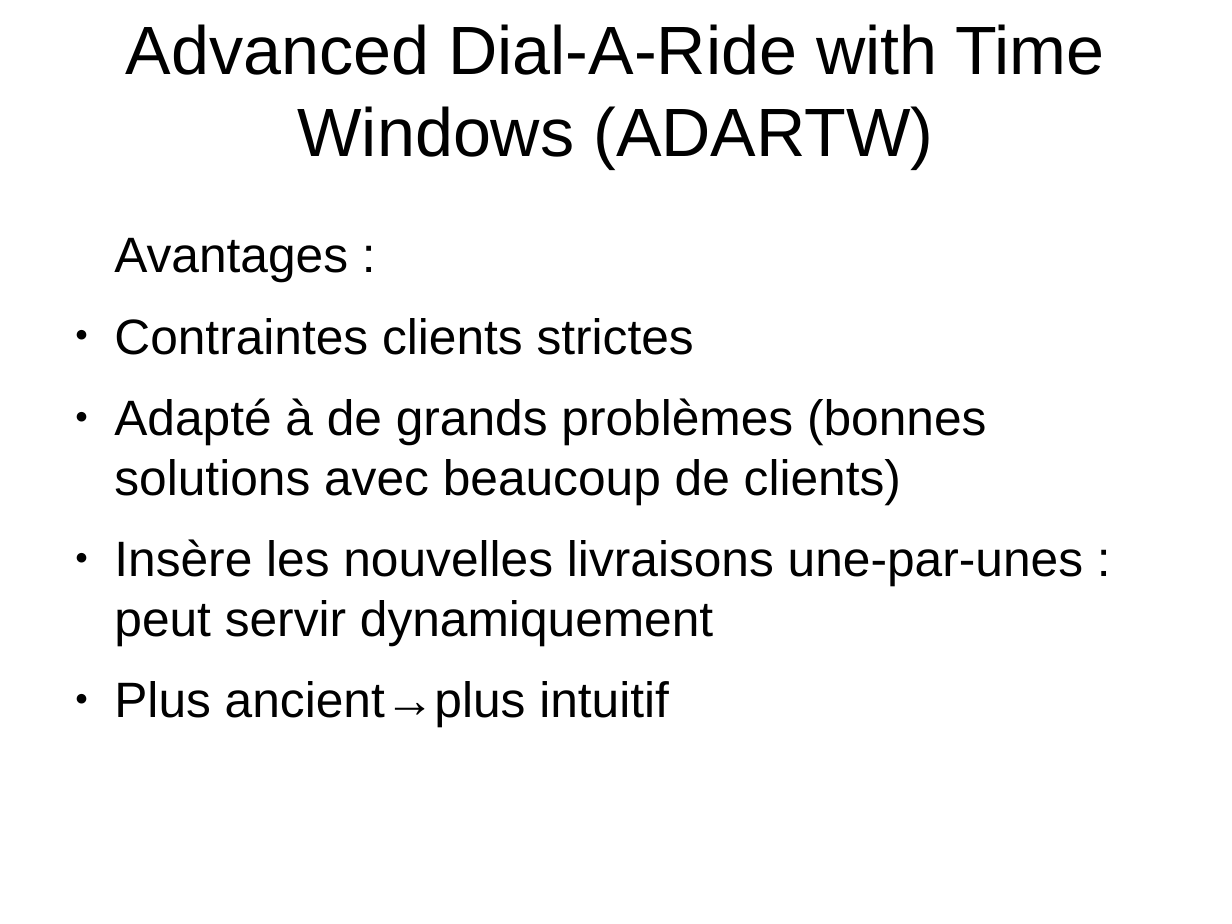
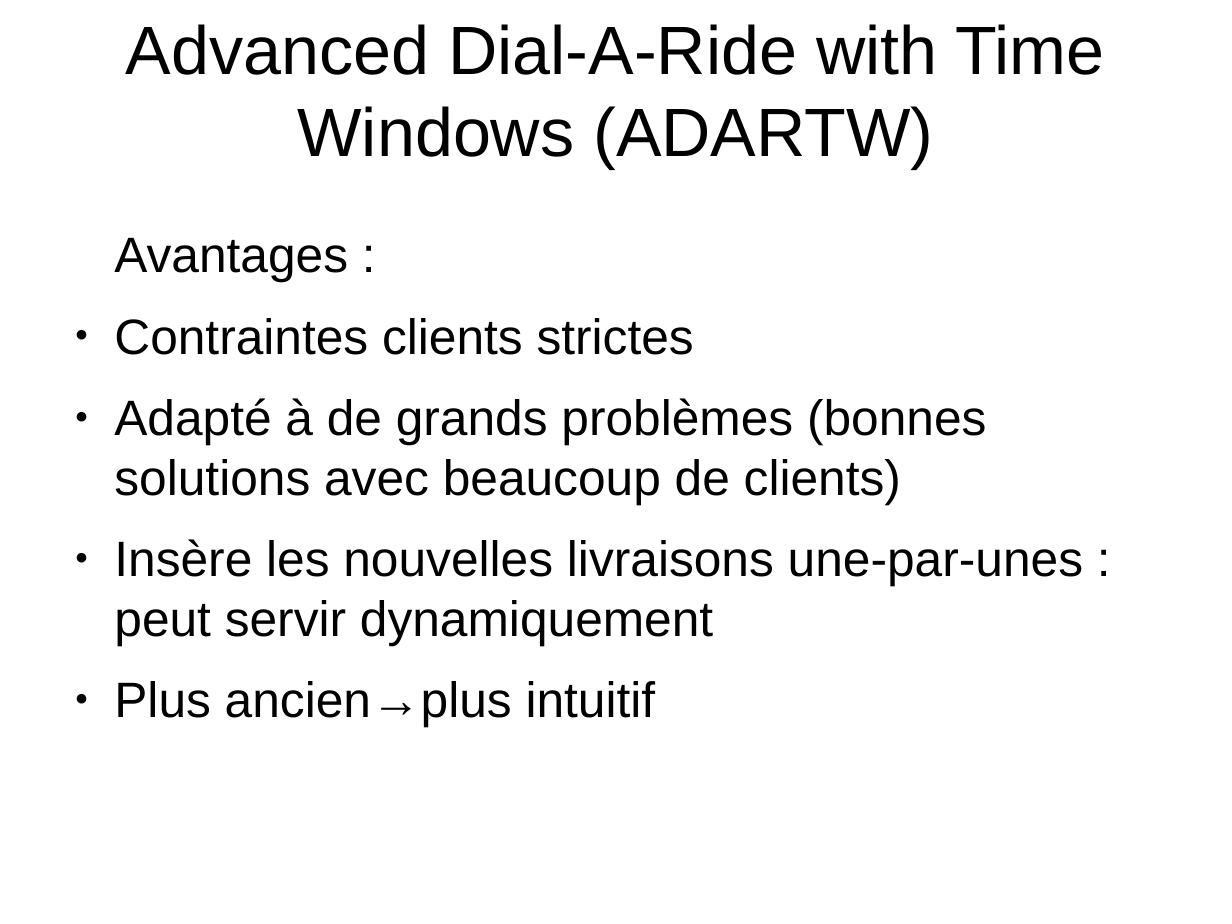
Before and after one commit to Chreschtf/Darpteam, a slide deck: slide 5 of Presentation1/slides_presentation_1_v1.odp. Drawn at 1232x924 pixels with LibreOffice and Linux fonts; fonts in the diff are those of the drawing; background and template pictures are left out. Boxes give left, top, right and bottom in pixels: in the first picture for what was removed or moved away, otherwise in the second. Text is boxed around its words. In the diff, an @@ line names an element or a change of style, - is before the commit and + after.

```diff
--- a/Presentation1/slides_presentation_1_v1.odp
+++ b/Presentation1/slides_presentation_1_v1.odp
@@ text at (114,681,656,727): text changed @@
-● Plus ancient→plus intuitif
+● Plus ancien→plus intuitif
```
Also in this commit, not shown: 2 other slides changed.
